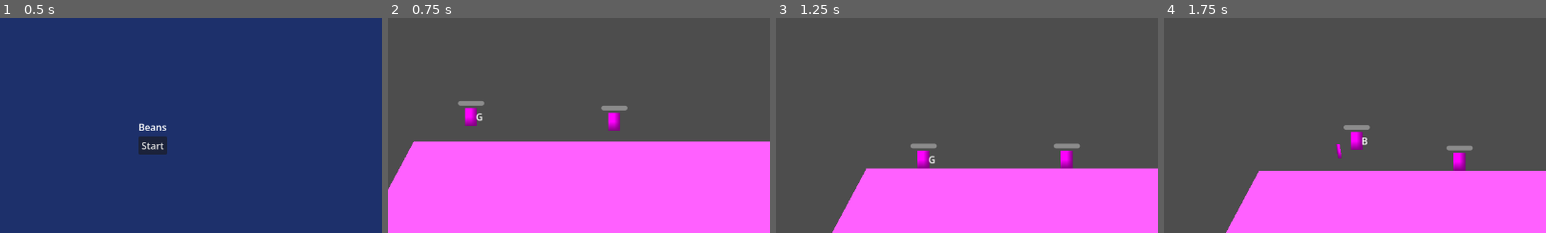
Above: before the commit, frames 1-4 (left to right).
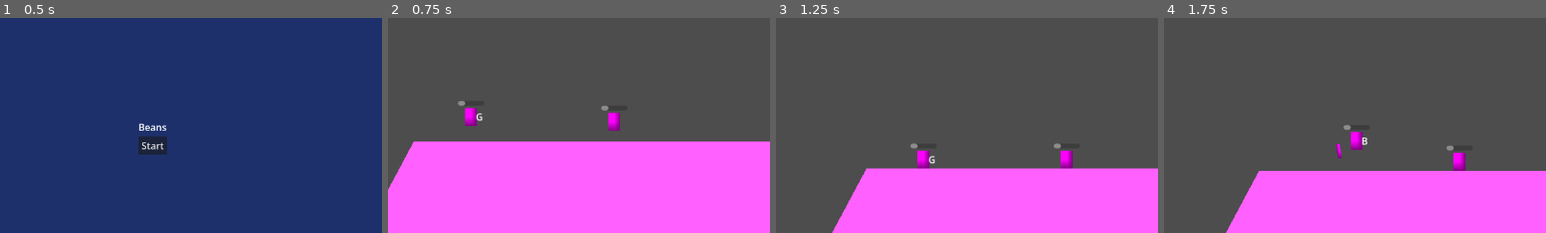
Above: after the commit, the same moments.

Repository: fredchien3/20-game-challenge
Game: Godot game, scene res://main/main.tscn
Same seed, same stepped clock (60 frames per second), same inputs: the game is played once before the commit and once after it.
Inputs (mouse positions are % of the whole screen's width and height, from its top left):
- Up to frame 1 (0.5 s): no input
- Up to frame 2 (0.75 s): click "Start" at 0.5 s
- Up to frame 3 (1.25 s): no input
- Up to frame 4 (1.75 s): tap Enter (ui_accept) at 1.25, 1.52 s; move the mouse to (72, 45) at 1.27 s; hold D (move_right) from 1.28 s (still down); hold 2 (select_bazooka) from 1.28 s (still down); click (72, 45) at 1.42 s
The pictures show only the part of the screen within x 30-80%, y 22-72%; the shares and areas given below are measured in that part.

Frame 1 is identical in both runs. In frame 2, 0.2% of the frame differs, in the area x 19-63%, y 38-44%; in frame 3, 0.3%, in the area x 36-80%, y 58-61%; in frame 4, 0.2%.

Commit message:
Add Game Over state
- There is a vexing bug with the restart where the worms array is not correctly resetting
- Makes it so when the second round ends, it crashes due to the worms array
containing Freed Objects, ostensibly from the prior round

Diff:
--- a/7--worms/main/level.gd
+++ b/7--worms/main/level.gd
@@ -1,4 +1,6 @@
 extends Node2D
+
+signal game_over(winning_worm)
 
 ## How long to wait after explosion before cycling active worm
 const WORM_CYCLE_DELAY := 1.0
@@ -6,13 +8,16 @@
 @export var terrain: StaticBody2D
 @export var camera: Camera2D
 
+var game_active = true
 var active_worm: CharacterBody2D
 var active_worm_index := 0
 var worms: Array[Node]
 
 
 func _ready() -> void:
+	Engine.time_scale = 1.0
 	worms = get_tree().get_nodes_in_group("worms")
+
 	worms.sort_custom(func(a, b): return a.global_position.x < b.global_position.x)
 
 	active_worm = worms[active_worm_index]
@@ -27,9 +32,27 @@
 		worm.exploded.connect(_on_explosion)
 
 
+func _physics_process(_delta: float) -> void:
+	if not game_active:
+		return
+
+	if len(worms) == 1:
+		game_over.emit(worms[0])
+		Engine.time_scale = 0.25
+		game_active = false
+	if len(worms) == 0:
+		game_over.emit(null)
+		Engine.time_scale = 0.25
+		game_active = false
+
+
 func _input(event: InputEvent) -> void:
 	if event.is_action_pressed("debug_p"):
 		cycle_active_worm()
+
+
+func reload():
+	get_tree().reload_current_scene()
 
 
 ## Cycles through the worms array, skipping past any worms that have been freed
@@ -54,7 +77,7 @@
 
 ## Worm died but hasn't yet exploded.
 func _on_worm_died(worm: CharacterBody2D):
-	worms.remove_at(worms.find(worm))
+	worms.erase(worm)
 	if active_worm == worm:
 		await get_tree().create_timer(2.5).timeout
 		active_worm_index -= 1
--- a/7--worms/main/main.gd
+++ b/7--worms/main/main.gd
@@ -1,7 +1,11 @@
 extends Node2D
 
 @export var MainMenu: CanvasLayer
+@export var GameOverMenu: CanvasLayer
 @export var LevelScene: PackedScene
+@export var Winner: Label
+
+var level: Node2D
 
 
 # Called when the node enters the scene tree for the first time.
@@ -15,5 +19,20 @@
 
 
 func _on_start_pressed() -> void:
+	if level:
+		level.queue_free()
+
 	MainMenu.visible = false
-	add_child(LevelScene.instantiate())
+	GameOverMenu.visible = false
+
+	level = LevelScene.instantiate()
+	level.game_over.connect(_on_game_over)
+	add_child(level)
+
+
+func _on_game_over(winner: CharacterBody2D):
+	if winner:
+		Winner.text = "Winner: " + winner.to_string()
+	else:
+		Winner.text = "Stalemate!"
+	GameOverMenu.visible = true
--- a/7--worms/main/main.tscn
+++ b/7--worms/main/main.tscn
@@ -3,10 +3,12 @@
 [ext_resource type="Script" uid="uid://c1gh8ng2ipfgj" path="res://main/main.gd" id="1_53q0u"]
 [ext_resource type="PackedScene" uid="uid://cawnxutqlt4sl" path="res://main/level.tscn" id="2_pjrb6"]
 
-[node name="Main" type="Node2D" unique_id=422347337 node_paths=PackedStringArray("MainMenu")]
+[node name="Main" type="Node2D" unique_id=422347337 node_paths=PackedStringArray("MainMenu", "GameOverMenu", "Winner")]
 script = ExtResource("1_53q0u")
 MainMenu = NodePath("MainMenu")
+GameOverMenu = NodePath("GameOverMenu")
 LevelScene = ExtResource("2_pjrb6")
+Winner = NodePath("GameOverMenu/Container/Winner")
 
 [node name="MainMenu" type="CanvasLayer" parent="." unique_id=1764160728]
 
@@ -28,7 +30,7 @@
 grow_horizontal = 2
 grow_vertical = 2
 
-[node name="Label" type="Label" parent="MainMenu/Container" unique_id=1661465765]
+[node name="Title" type="Label" parent="MainMenu/Container" unique_id=1661465765]
 layout_mode = 2
 text = "Beans"
 
@@ -36,4 +38,37 @@
 layout_mode = 2
 text = "Start"
 
+[node name="GameOverMenu" type="CanvasLayer" parent="." unique_id=685846167]
+visible = false
+
+[node name="ColorRect" type="ColorRect" parent="GameOverMenu" unique_id=1172972034]
+offset_right = 1280.0
+offset_bottom = 720.0
+color = Color(0.11372549, 0.1882353, 0.41960785, 0.5019608)
+
+[node name="Container" type="VBoxContainer" parent="GameOverMenu" unique_id=753083097]
+anchors_preset = 8
+anchor_left = 0.5
+anchor_top = 0.5
+anchor_right = 0.5
+anchor_bottom = 0.5
+offset_left = -24.0
+offset_top = -29.0
+offset_right = 24.0
+offset_bottom = 29.0
+grow_horizontal = 2
+grow_vertical = 2
+
+[node name="Title" type="Label" parent="GameOverMenu/Container" unique_id=705792072]
+layout_mode = 2
+text = "Game Over!"
+
+[node name="Winner" type="Label" parent="GameOverMenu/Container" unique_id=899992650]
+layout_mode = 2
+
+[node name="Restart" type="Button" parent="GameOverMenu/Container" unique_id=72066720]
+layout_mode = 2
+text = "Restart"
+
 [connection signal="pressed" from="MainMenu/Container/Start" to="." method="_on_start_pressed"]
+[connection signal="pressed" from="GameOverMenu/Container/Restart" to="." method="_on_start_pressed"]
--- a/7--worms/worm/worm.gd
+++ b/7--worms/worm/worm.gd
@@ -25,7 +25,7 @@
 var can_move = false
 var can_shoot = false
 var power := 0.0
-var health := 100.0
+var health := 20.0
 
 @onready var current_weapon: PackedScene = GrenadeScene
 
@@ -158,5 +158,4 @@
 func die_from_oob():
 	set_active(false)
 	died.emit(self)
-	await get_tree().process_frame
 	queue_free()
